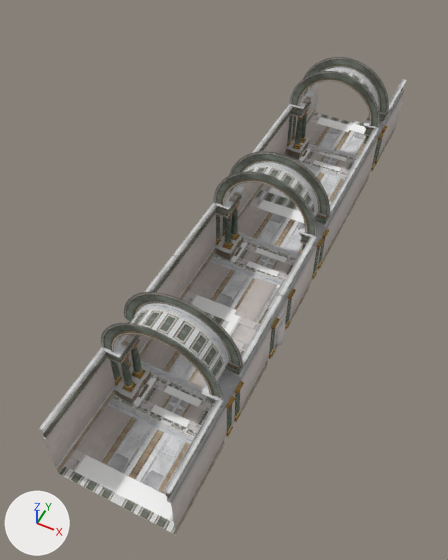
Renders of the OBJ model 3D Obj/Spawn_5.obj from each side of a commit.
One viewpoint serves both versions: a camera (50 mm lens) standing at (6.1, -0.3, 36.2) and looking at (-7.7, 27.2, 1.7). The lights are fixed; the arrows at lower left show +X, +Y and +Z. Where no turn or scale is listed for an object, it has been applied to the vertices. Vertices at the same position are counted once.

In view in the first picture: 'Spawn_5'.
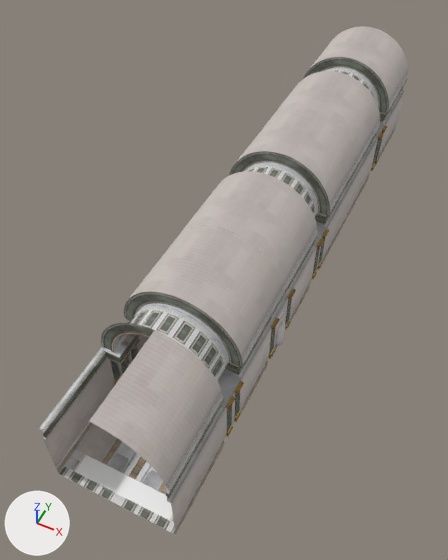
Location of each change, [x1, y1, x2, y2] in pixels of the pictures (448 x 560 px):
'Spawn_5', reshaped (6% taller)
    before: [39, 57, 407, 535]
    after: [39, 26, 408, 535]
part 1 of me_spawn_5, added
    after: [311, 26, 408, 112]
part 2 of me_spawn_5, added
    after: [282, 110, 357, 214]
part 3 of me_spawn_5, added
    after: [237, 108, 312, 161]
part 4 of me_spawn_5, added
    after: [270, 71, 340, 119]
part 5 of me_spawn_5, added
    after: [181, 171, 266, 233]
part 6 of me_spawn_5, added
    after: [124, 226, 226, 307]
part 7 of me_spawn_5, added
    after: [89, 73, 380, 494]

The change, as a diff of the scene's bpy script:
```diff
--- a/3D Obj/Spawn_5.obj.py
+++ b/3D Obj/Spawn_5.obj.py
@@ me_spawn_5 @@
 # used by ob_spawn_5; location = (0.0, 0.0, 0.0)
-me_spawn_5.from_pydata(...)  # 9181 vertices, 17540 faces; spans x -10.6..-1.8, y 9.9..53.9, z 0.0..9.7
+me_spawn_5.from_pydata(...)  # 9594 vertices, 17936 faces; spans x -10.6..-1.8, y 9.9..53.9, z 0.0..9.7
+# me_spawn_5 part 1: a new loose piece of 75 vertices spanning x -10.3..-2.1, y 47.8..53.9, z 5.6..9.7, in mat_corridor (picture img_corridor_jpg)
+# me_spawn_5 part 2: a new loose piece of 38 vertices spanning x -6.2..-2.1, y 33.2..39.2, z 5.6..9.7, in mat_corridor (picture img_corridor_jpg)
+# me_spawn_5 part 3: a new loose piece of 38 vertices spanning x -10.3..-6.2, y 33.2..39.2, z 5.6..9.7, in mat_corridor (picture img_corridor_jpg)
+# me_spawn_5 part 4: a new loose piece of 38 vertices spanning x -10.3..-6.2, y 39.3..45.3, z 5.6..9.7, in mat_corridor (picture img_corridor_jpg)
+# me_spawn_5 part 5: a new loose piece of 38 vertices spanning x -10.3..-6.2, y 24.6..30.7, z 5.6..9.7, in mat_corridor (picture img_corridor_jpg)
+# me_spawn_5 part 6: a new loose piece of 38 vertices spanning x -10.3..-6.2, y 18.5..24.6, z 5.6..9.7, in mat_corridor (picture img_corridor_jpg)
+# me_spawn_5 part 7
+# 104 vertices are added at x -6.2..-2.1, y 9.9..45.3, z 6.0..9.7
+# 6 new vertices lie (0.0, -6.1, 0.0) away from vertices in x -2.1, y 16.0..30.7, z 5.6..6.0
+# 7 new vertices lie (-0.1, 0.0, 0.4) away from vertices in x -2.1, y 9.9..45.3, z 6.0
+# 7 new vertices lie (-0.1, 0.0, 0.4) away from vertices in x -2.4, y 9.9..45.3, z 7.0
+# 8 new vertices lie (0.0, -6.0, 0.0) away from vertices in x -2.9..-2.1, y 45.3, z 5.6..8.0
+# 8 new vertices lie (-0.4, 0.0, 0.1) away from vertices in x -4.8, y 9.9..45.3, z 9.5
+# 8 new vertices lie (-0.4, 0.0, 0.0) away from vertices in x -5.5, y 9.9..45.3, z 9.7
+# 144 new faces join them, mat_corridor (picture img_corridor_jpg)
 me_spawn_5.materials.append(mat_corridor)
```
